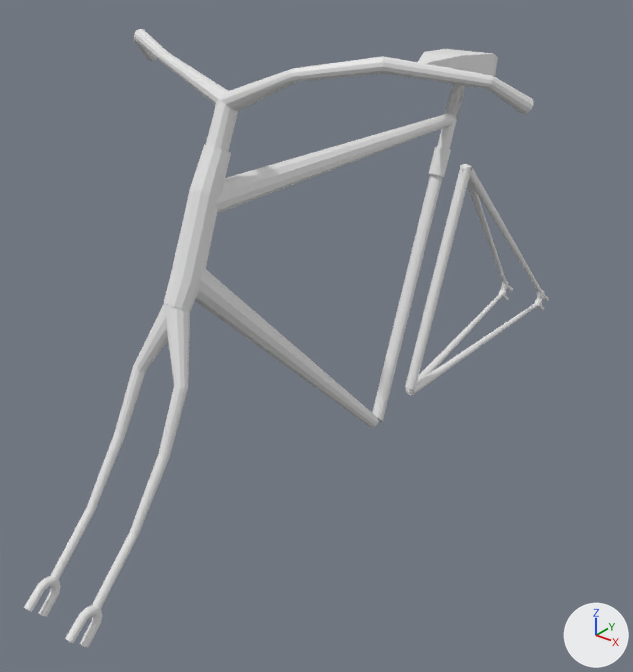
Two versions of the Blender file garfo.blend, one commit apart.
Both versions are drawn from a 50 mm lens placed at (1.72, -2.49, 2.54), pointed at (-0.24, -0.04, 1.02). Arrows for +X, +Y and +Z are at lower right; the lights stay in place.

Objects in the first picture: 'Guidon', 'quadro', 'selim'.
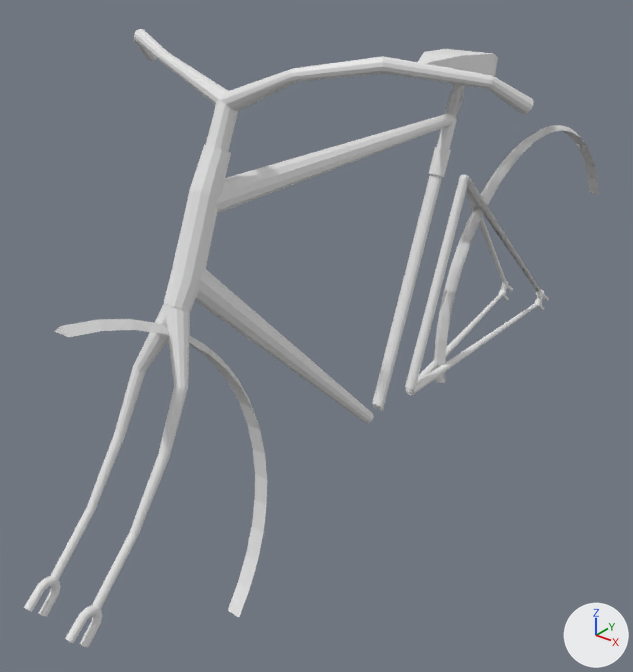
Commit message: adding guidon parts

What changed in the scene script:
```text
Change cu_plane:
    where _sp = cu_plane.splines.new('POLY'); _sp.points.add(2)
    remove _sp.points.foreach_set('co', [-0.00193, 0.291, 0.722, 0.0, -0.00659, 0.632, 1.593, 0.0, -0.0957, 1.287, 0.865, 0.0])
    add _sp.points.foreach_set('co', [-0.00193, 0.291, 0.722, 0.0, -0.00659, 0.632, 1.549, 0.0, -0.0957, 1.287, 0.865, 0.0])
    remove _sp.points.foreach_set('co', [0.00193, 0.291, 0.722, 0.0, 0.00659, 0.632, 1.593, 0.0, -0.00659, 0.632, 1.593, 0.0])
    _sp: cu_plane.splines.new('POLY'); _sp.points.add(2) -> cu_plane.splines.new('POLY'); _sp.points.add(4)
    add _sp.points.foreach_set('co', [0.00193, 0.291, 0.722, 0.0, -0.000477, 0.632, 1.549, 0.0, -0.000477, 0.632, 1.549, 0.0, -0.000477, 0.632, 1.549, 0.0, -0.00659, 0.632, 1.549, 0.0])
    remove _sp.points.foreach_set('co', [0.0957, 1.287, 0.865, 0.0, 0.00659, 0.632, 1.593, 0.0])
    remove _sp.points.foreach_set('radius', [0.469, 1.0])
    _sp: cu_plane.splines.new('POLY'); _sp.points.add(1) -> cu_plane.splines.new('POLY'); _sp.points.add(3)
    add _sp.points.foreach_set('co', [0.0887, 1.287, 0.865, 0.0, 0.0887, 1.287, 0.865, 0.0, -0.000477, 0.632, 1.549, 0.0, -0.000477, 0.632, 1.549, 0.0])
    add _sp.points.foreach_set('radius', [0.469, 0.469, 1.0, 1.0])
    where _sp = cu_plane.splines.new('POLY'); _sp.points.add(1)
    remove _sp.use_endpoint_u = True
    add _sp.use_cyclic_u = True
    where _sp = cu_plane.splines.new('POLY'); _sp.points.add(9)
    remove _sp.points.foreach_set('co', [0.0, -0.848, 1.811, 0.0, 0.0, 0.481, 1.82, 0.0, 0.0, 0.551, 1.989, 0.0, 0.0, 0.481, 1.82, 0.0, 0.0, 0.48, 1.819, 0.0, 0.0, 0.48, 1.819, 0.0, 0.0, 0.48, 1.819, 0.0, 0.0, 0.48, 1.819, 0.0, 0.0, 0.48, 1.819, 0.0, 0.0, 0.0509, 0.686, 0.0])
    add _sp.points.foreach_set('co', [0.0, -0.848, 1.811, 0.0, 0.0, 0.481, 1.82, 0.0, 0.0, 0.551, 1.989, 0.0, 0.0, 0.481, 1.82, 0.0, 0.0, 0.48, 1.819, 0.0, 0.0, 0.48, 1.819, 0.0, 0.0, 0.48, 1.819, 0.0, 0.0, 0.48, 1.819, 0.0, 0.0, 0.48, 1.819, 0.0, 0.0, 0.0509, 0.74, 0.0])
    where _sp = cu_plane.splines.new('POLY'); _sp.points.add(2)
    remove _sp.points.foreach_set('co', [0.0, 0.0206, 0.688, 0.0, 0.0, -0.921, 1.616, 0.0, 0.0, -0.921, 1.616, 0.0])
    add _sp.points.foreach_set('co', [0.0, -0.0149, 0.724, 0.0, 0.0, -0.921, 1.616, 0.0, 0.0, -0.921, 1.616, 0.0])
    remove _sp.points.foreach_set('co', [0.0957, 1.287, 0.865, 0.0, 0.0973, 1.304, 0.848, 0.0, 0.098, 1.322, 0.832, 0.0, 0.098, 1.305, 0.836, 0.0, 0.098, 1.292, 0.826, 0.0, 0.0973, 1.295, 0.846, 0.0])
    remove _sp.points.foreach_set('radius', [0.469, 0.751, 0.37, 0.751, 0.751, 0.751])
    _sp: cu_plane.splines.new('POLY'); _sp.points.add(5) -> cu_plane.splines.new('POLY'); _sp.points.add(6)
    add _sp.points.foreach_set('co', [0.0887, 1.287, 0.865, 0.0, 0.0887, 1.287, 0.865, 0.0, 0.0973, 1.304, 0.848, 0.0, 0.098, 1.322, 0.832, 0.0, 0.098, 1.305, 0.836, 0.0, 0.098, 1.292, 0.826, 0.0, 0.0903, 1.295, 0.846, 0.0])
    add _sp.points.foreach_set('radius', [0.469, 0.469, 0.751, 0.37, 0.751, 0.751, 0.751])
    where _sp = cu_plane.splines.new('POLY'); _sp.points.add(0)
    remove _sp.use_cyclic_u = True
    add _sp.use_endpoint_u = True
Add ob_paralama_trraseiro:
    ob_paralama_trraseiro = bpy.data.objects.new('paralama trraseiro', me_torus_001)  # 51 vertices, 50 faces; spans x 0.16..1.25, y -0.76..1.24, z 0.67..0.73; modifiers MIRROR
    ob_paralama_trraseiro.location = (-0.686, 1.338, 0.803)
    ob_paralama_trraseiro.rotation_euler = (1.571, -1.885, 1.571)  # degrees (90, -108, 90)
    ob_paralama_trraseiro.scale = (0.667, 0.671, 0.977)
Add ob_paralama_frontal:
    ob_paralama_frontal = bpy.data.objects.new('paralama frontal', me_torus_001.copy())
    ob_paralama_frontal.location = (-0.686, -1.459, 0.784)
    ob_paralama_frontal.rotation_euler = (1.571, 0.0, 1.571)  # degrees (90, 0, 90)
    ob_paralama_frontal.scale = (0.667, 0.671, 0.977)
```

Location of each change, [x1, y1, x2, y2] in pixels of the pictures (633 x 672 px):
'quadro', reshaped
    before: [164, 84, 549, 427]
    after: [164, 84, 549, 423]
'paralama frontal', added
    after: [55, 319, 267, 617]
'paralama trraseiro', added
    after: [434, 125, 599, 383]
